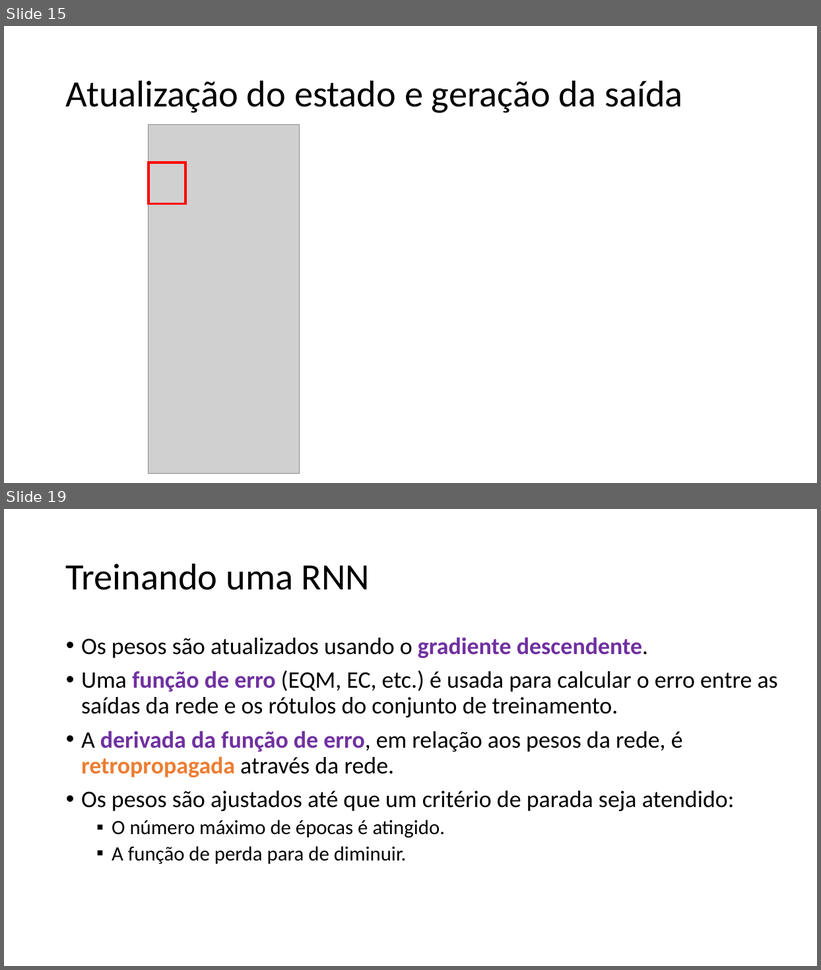
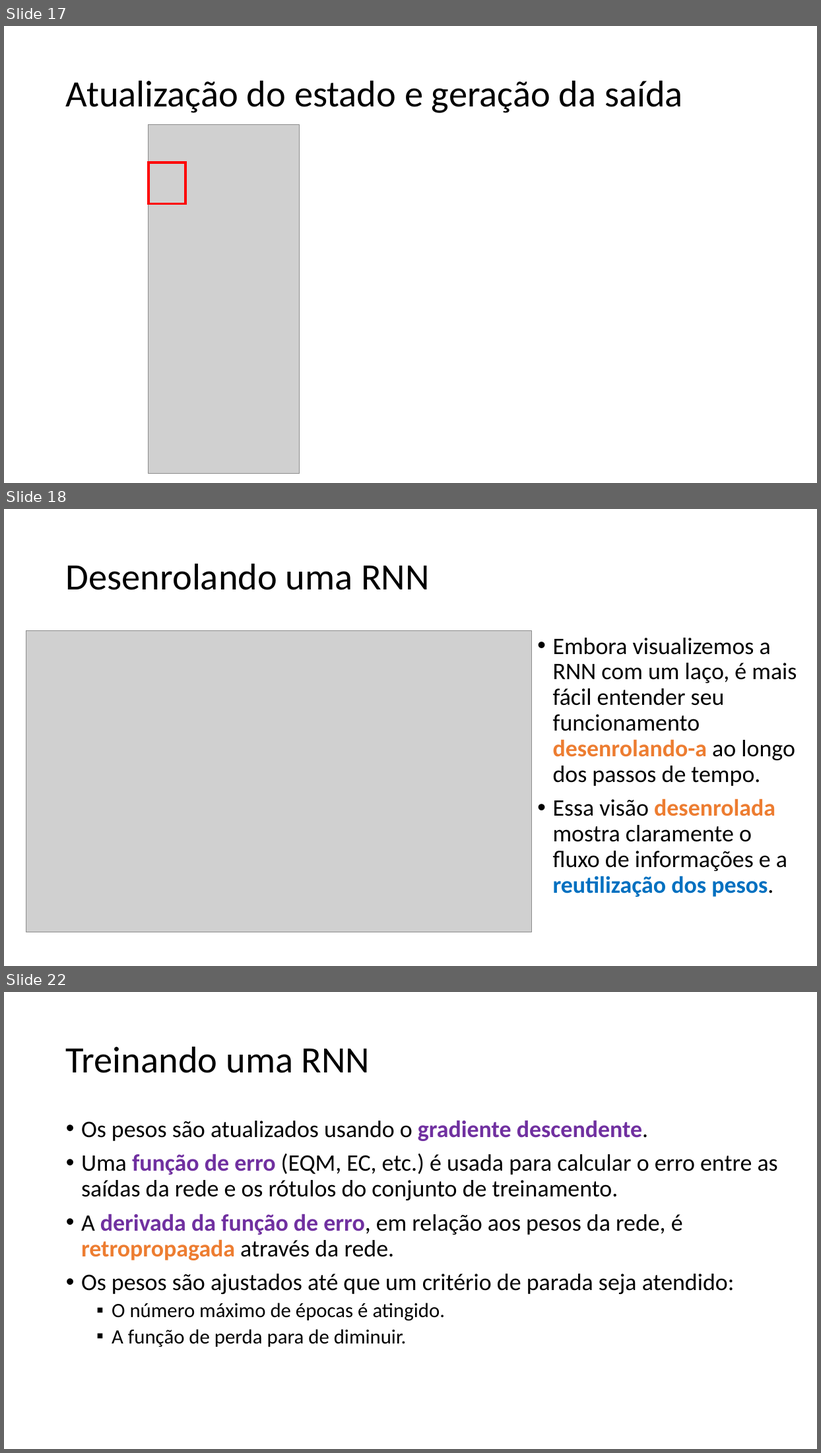
Before and after one commit to zz4fap/c24_inteligencia_artificial, a slide deck: slides/C24_RNN.pptx. Shown one above the other, each under a label of ours: slides 15 and 19 before the commit, slides 17, 18 and 22 after it; the slides between them are not shown. The pictures are 821x970 and 821x1453 pixels, drawn with LibreOffice and Linux fonts; fonts in the diff are those of the drawing; grey boxes stand for pictures. Boxes give left, top, right and bottom in pixels: in the first picture for what was removed or moved away, otherwise in the second. Text is boxed around its words. In the diff, an @@ line names an element or a change of style, - is before the commit and + after.

```diff
--- a/slides/C24_RNN.pptx
+++ b/slides/C24_RNN.pptx
@@ slide 18 added at bbox=[4, 509, 817, 966], background #FFFFFF @@
@@ title added at bbox=[66, 563, 429, 590], 44 pt, text #000000 @@
+Desenrolando uma RNN
@@ picture added at bbox=[26, 631, 531, 933] @@
@@ text added at bbox=[553, 638, 797, 897], 28 pt, text #000000 @@
+• Embora visualizemos a RNN com um laço, é mais fácil entender seu funcionamento desenrolando-a ao longo dos passos de tempo.
+• Essa visão desenrolada mostra claramente o fluxo de informações e a reutilização dos pesos.
@@ what was slide 15 is now slide 17 @@
@@ what was slide 19 is now slide 22 @@
```
Also in this commit, not shown: 7 slides changed, 4 other slides added, 2 slides removed.
